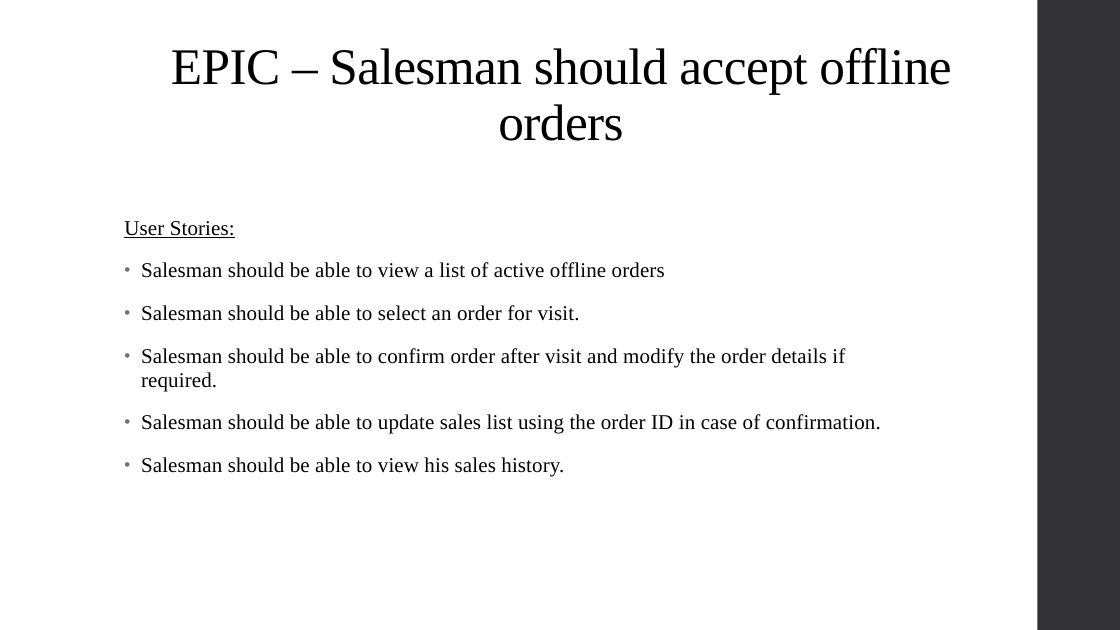
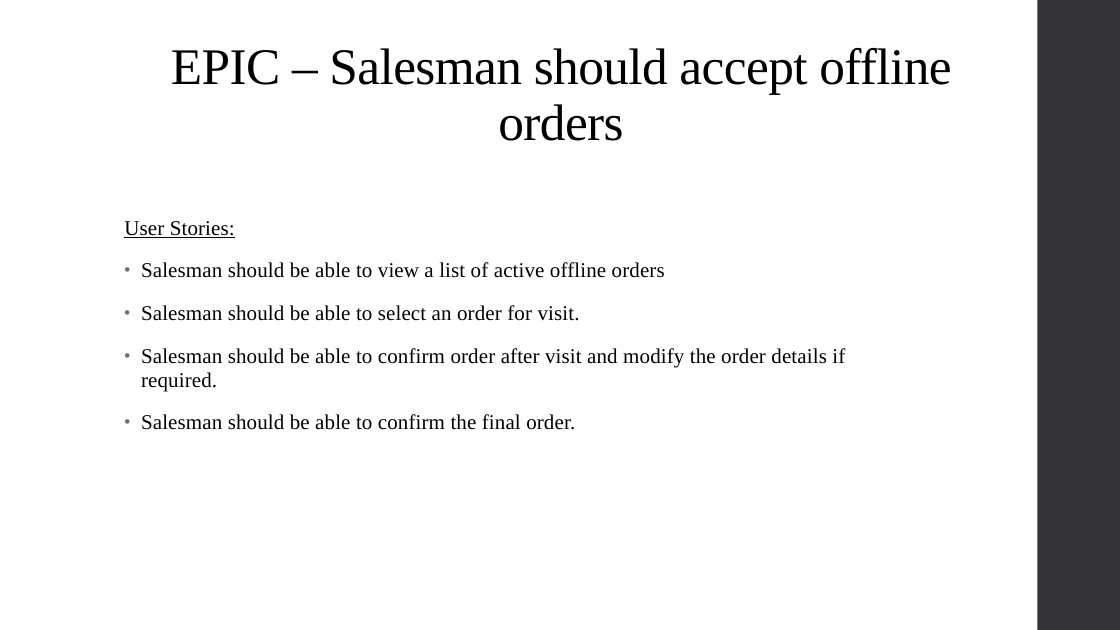
Before and after one commit to gitbestsou/Great-Outdoors, a slide deck: slide 6 of GreatOutdoors-Madhuri.pptx (slide 5 before the commit). Drawn at 1120x630 pixels with LibreOffice and Linux fonts; fonts in the diff are those of the drawing. Boxes give left, top, right and bottom in pixels: in the first picture for what was removed or moved away, otherwise in the second. Text is boxed around its words. In the diff, an @@ line names an element or a change of style, - is before the commit and + after.

```diff
--- a/GreatOutdoors-Madhuri.pptx
+++ b/GreatOutdoors-Madhuri.pptx
@@ text at bbox=[141, 414, 575, 430]: text changed @@
-• Salesman should be able to update sales list using the order ID in case of confirmation.
-• Salesman should be able to view his sales history.
+• Salesman should be able to confirm the final order.
```
Also in this commit, not shown: 3 other slides changed, 1 slide added.
